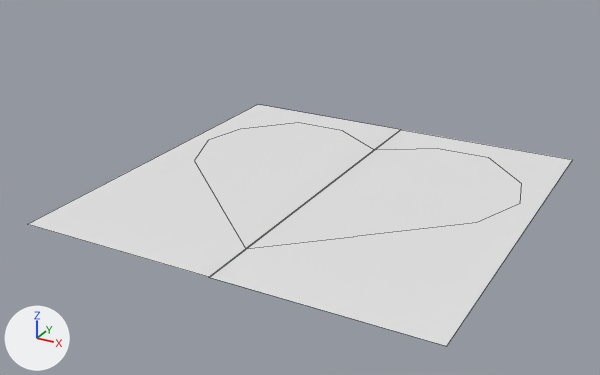
Renders of the Blender file Models/chocolate.blend from each side of a commit.
Both versions are drawn from a camera (50 mm lens) standing at (7.83, -15.31, 7.57) and looking at (-0.23, -0.66, 0.24). The axes (+X, +Y, +Z) are drawn at lower left. The lights are the same throughout. Mesh edges are drawn as thin lines.
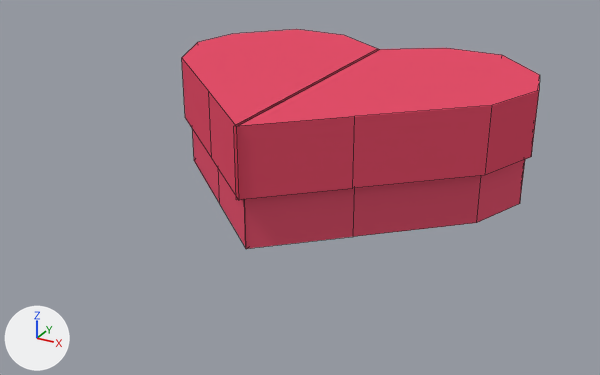
Edits to the bpy script that builds the scene:
```text
Add mat_material_002:
    mat_material_002 = diffuse_material('Material.002')
    mat_material_002.base_color = (0.8, 0.0946, 0.166)  # red #e75771
Add mat_material_001:
    mat_material_001 = diffuse_material('Material.001')
    mat_material_001.base_color = (0.8, 0.0815, 0.148)  # red #e7516b
Change me_plane_001:
    used by ob_plane; location = (0.02, 0.0, 0.0); scale = (2.26, 4.53, 4.53)
    remove me_plane_001.from_pydata(...)  # 12 vertices, 2 faces; spans x 0.0..2.0, y -1.0..1.0, z 0.0
    add me_plane_001.from_pydata(...)  # 16 vertices, 10 faces; spans x 0.0..1.8, y -0.72..0.81, z 0.0..0.44
    me_plane_001 part 1
    4 vertices are removed from x 0.0..2.0, y -1.0..1.0, z 0.0
    2 faces are deleted
    8 new vertices lie (0.0, 0.0, 0.44) away from vertices in x 0.0..1.8, y -0.72..0.81, z 0.0
    10 new faces join them
    me_plane_001 part 2: 1 face spanning x 0.0..1.8, y -0.72..0.81, z 0.0 switches from no material to mat_material_002 (red #e75771)
    add me_plane_001.materials.append(mat_material_002)  # red #e75771
Add me_plane_000:
    me_plane_000.from_pydata([(-0.02, 0.65, 0.05), (-0.02, -0.82, 0.05), (0.64, 0.87, 0.05), (1.28, 0.87, 0.05), (1.84, 0.58, 0.05), (1.97, 0.3, 0.05), (1.72, -0.03, 0.05), (0.77, -0.46, 0.05), (-0.02, 0.65, 0.39), (-0.02, -0.82, 0.39), (0.64, 0.87, 0.39), (1.28, 0.87, 0.39), (1.84, 0.58, 0.39), (1.97, 0.3, 0.39), (1.72, -0.03, 0.39), (0.77, -0.46, 0.39)], [], [(6, 5, 13, 14), (9, 15, 14, 13, 12, 11, 10, 8), (4, 3, 11, 12), (2, 0, 8, 10), (7, 6, 14, 15), (5, 4, 12, 13), (3, 2, 10, 11), (1, 7, 15, 9)])
    me_plane_000.materials.append(mat_material_001)  # red #e7516b
Add ob_plane_001:
    ob_plane_001 = bpy.data.objects.new('Plane.001', me_plane_000)
    ob_plane_001.location = (0.02, 0.0, 0.91)
    ob_plane_001.scale = (2.14, 4.28, 4.28)
    _m = ob_plane_001.modifiers.new('Mirror', 'MIRROR')
    _m.use_mirror_merge = False
    _m.merge_threshold = 0.0011
```

Where the change shows, as pixel boxes (x1, y1, x2, y2) in the pictures (600 x 375 px):
'Plane', reshaped
    before: (28, 105, 572, 346)
    after: (192, 129, 525, 249)
'Plane.001', added (red)
    after: (182, 29, 540, 200)
part 1 of me_plane_001, built on
    before: (28, 105, 572, 346)
    after: (192, 129, 525, 249)
part 2 of me_plane_001, recoloured
    before: (194, 123, 521, 249)
